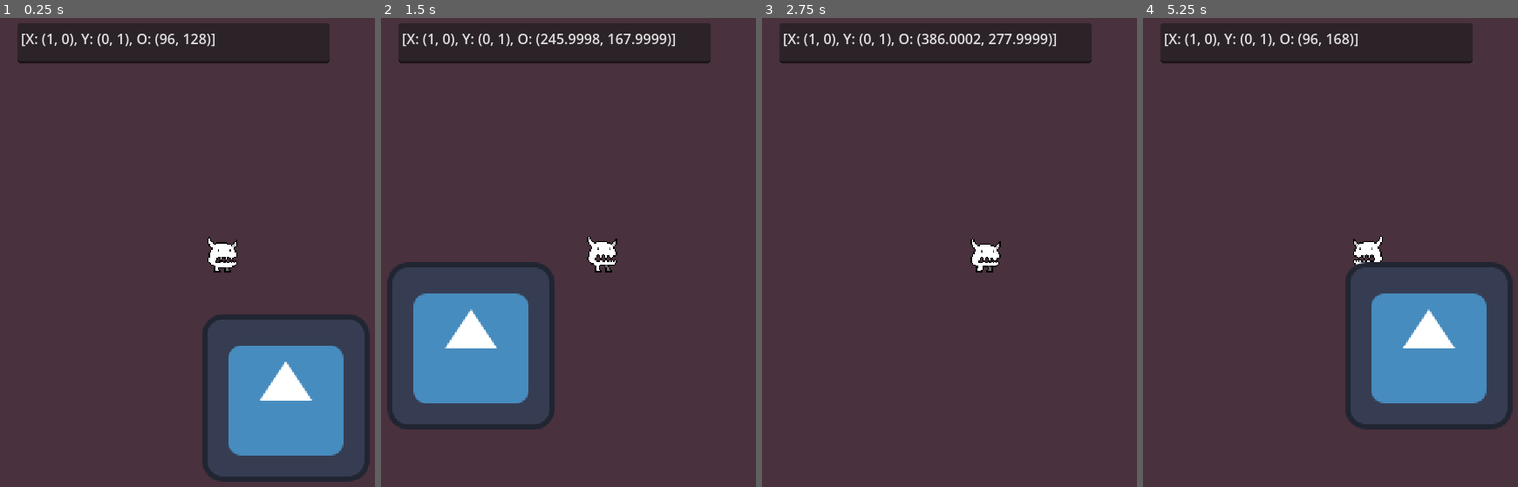
Above: before the commit, frames 1-4 (left to right).
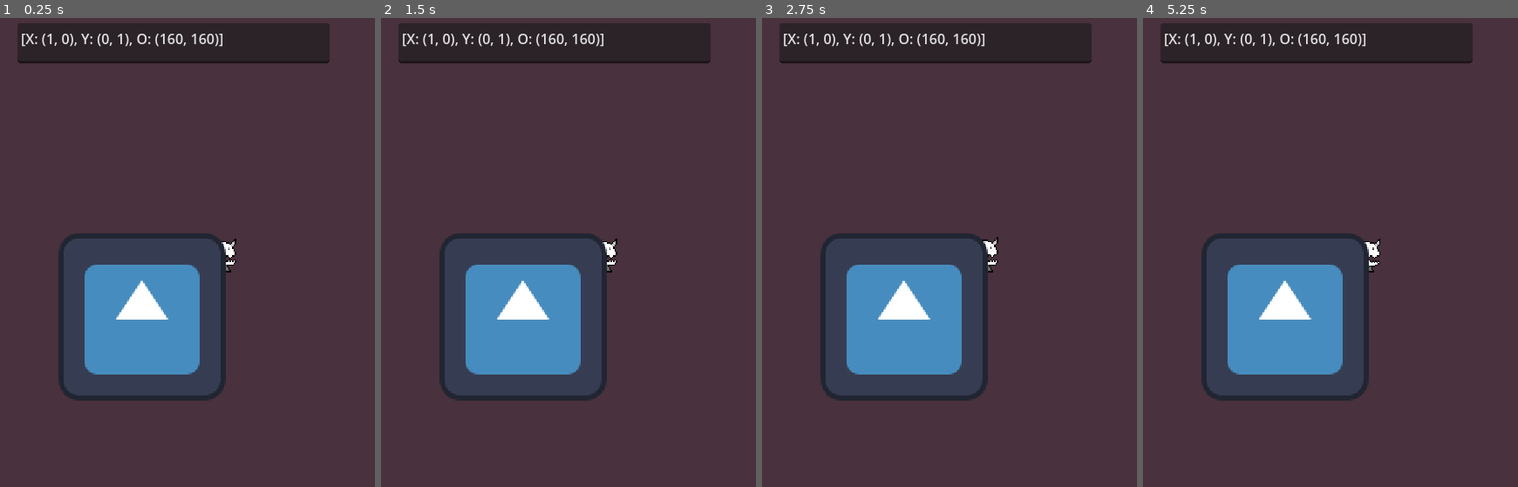
Above: after the commit, the same moments.

Repository: Gingernut151/LudumDare54
Game: Godot game, scene res://Maps/World.tscn
The game is run twice, just before and just after one commit, with the same random seed, the same clock (stepped at 60 frames per second) and the same inputs. The engine's default icon, where the game draws it, is replaced by a stand-in: a white triangle on a blue panel in a dark square.
Inputs:
- Up to frame 1 (0.25 s): no input
- Up to frame 2 (1.5 s): hold Right (ui_right) 0.53-1.28 s; hold Down (ui_down) from 1.28 s (still down)
- Up to frame 3 (2.75 s): release Down (ui_down) at 2.03 s; hold Right (ui_right) from 2.03 s (still down)
- Up to frame 4 (5.25 s): release Right (ui_right) at 2.78 s; hold Up (ui_up) 2.78-3.53 s; hold Left (ui_left) 3.53-5.03 s; hold Down (ui_down) from 5.03 s (still down)

The runs differ from the first frame. In frame 1, 18% of the frame differs, in the area x 15-99%, y 3-99%; in frame 2, 13%; in frame 3, 9.7%; in frame 4, 18%.

Commit message:
Changing the movement to True Grid Movement

Diff:
--- a/Maps/World.tscn
+++ b/Maps/World.tscn
@@ -24,6 +24,9 @@
 size_flags_horizontal = 3
 size_flags_vertical = 3
 
-[node name="Icon" type="Sprite2D" parent="."]
-position = Vector2(160, 256)
+[node name="TextureRect" type="TextureRect" parent="."]
+offset_left = 50.0
+offset_top = 162.0
+offset_right = 178.0
+offset_bottom = 290.0
 texture = ExtResource("4_47sl0")
--- a/Scripts/Character.gd
+++ b/Scripts/Character.gd
@@ -1,47 +1,52 @@
-extends CharacterBody2D
+extends Area2D
 
-@export var speed: int = 200
-var CharacterWidth: float = 50.0
-var CharacterHeight: float = 100.0
+var animation_speed = 2
+var moving = false
+var tile_size = 64
+var inputs = {
+	"Movement_Right": Vector2.RIGHT,
+	"Movement_Left": Vector2.LEFT,
+	"Movement_Up": Vector2.UP,
+	"Movement_Down": Vector2.DOWN
+}
 
-var CurrentAmountToMove: float = -1.0
-var CurrentMoveVector: Vector2
-
+@onready var ray = $RayCast2D
 @onready var _animated_sprite = $AnimatedSprite2D
 
-func _physics_process(delta):
-	handleInput(delta)
-	move_and_slide()
-
-
-func handleInput(delta):
-	var moveDirection = GetInputDirectionPressed()
-
-	if moveDirection != Vector2.ZERO:
-		if CurrentAmountToMove <= 0.0:
-			CurrentAmountToMove = 50.0
-			CurrentMoveVector = moveDirection
-
-
-	if CurrentAmountToMove > 0.0:
-		velocity = CurrentMoveVector * speed
-		CurrentAmountToMove -= velocity.length() * delta
-	else:
-		velocity = Vector2.ZERO
-
-func GetInputDirectionPressed():
-	var moveDirection = Input.get_vector("ui_left", "ui_right", "ui_up", "ui_down")
-
-	if Input.is_action_pressed("ui_right"):
+func GetInputDirectionPressed(dir):
+	if inputs[dir] == inputs.Movement_Right:
 		_animated_sprite.play("walk")
 		_animated_sprite.flip_h = false
-	elif Input.is_action_pressed("ui_left"):
+	elif inputs[dir] == inputs.Movement_Left:
 		_animated_sprite.play("walk")
 		_animated_sprite.flip_h = true
 	else:
 		_animated_sprite.play("idle")
 
-	if (abs(moveDirection.length()) != 1.0):
-		moveDirection = Vector2.ZERO
 
-	return moveDirection
+func _ready():
+	position = position.snapped(Vector2.ONE * tile_size)
+	position += Vector2.ONE * tile_size / 2
+	_animated_sprite.play("idle")
+
+func _unhandled_input(event):
+	if moving:
+		return
+
+	for dir in inputs.keys():
+		if event.is_action_pressed(dir):
+			move(dir)
+
+func move(dir):
+	ray.target_position = inputs[dir] * tile_size
+	ray.force_raycast_update()
+	if !ray.is_colliding():
+		#position += inputs[dir] * tile_size
+		var tween = get_tree().create_tween()
+		tween.tween_property(self, "position", position + inputs[dir] * tile_size, 1.0/animation_speed).set_trans(Tween.TRANS_SINE)
+		moving = true
+		#$AnimationPlayer.play(dir)
+		GetInputDirectionPressed(dir)
+		await tween.finished
+		moving = false
+		_animated_sprite.play("idle")
--- a/Scripts/Character.tscn
+++ b/Scripts/Character.tscn
@@ -251,7 +251,7 @@
 [sub_resource type="RectangleShape2D" id="RectangleShape2D_tdcuq"]
 size = Vector2(32, 32)
 
-[node name="Character" type="CharacterBody2D"]
+[node name="Character" type="Area2D"]
 texture_filter = 1
 position = Vector2(256, 288)
 script = ExtResource("1_m5tni")
@@ -259,10 +259,11 @@
 [node name="AnimatedSprite2D" type="AnimatedSprite2D" parent="."]
 sprite_frames = SubResource("SpriteFrames_w3fv1")
 animation = &"idle"
-frame_progress = 0.865353
 centered = false
 offset = Vector2(-16, -22)
 
 [node name="CollisionShape2D" type="CollisionShape2D" parent="."]
 position = Vector2(16, 16)
 shape = SubResource("RectangleShape2D_tdcuq")
+
+[node name="RayCast2D" type="RayCast2D" parent="."]
--- a/project.godot
+++ b/project.godot
@@ -56,6 +56,26 @@
 , Object(InputEventKey,"resource_local_to_scene":false,"resource_name":"","device":-1,"window_id":0,"alt_pressed":false,"shift_pressed":false,"ctrl_pressed":false,"meta_pressed":false,"pressed":false,"keycode":0,"physical_keycode":83,"key_label":0,"unicode":115,"echo":false,"script":null)
 ]
 }
+Movement_Up={
+"deadzone": 0.5,
+"events": [Object(InputEventKey,"resource_local_to_scene":false,"resource_name":"","device":-1,"window_id":0,"alt_pressed":false,"shift_pressed":false,"ctrl_pressed":false,"meta_pressed":false,"pressed":false,"keycode":0,"physical_keycode":87,"key_label":0,"unicode":119,"echo":false,"script":null)
+]
+}
+Movement_Down={
+"deadzone": 0.5,
+"events": [Object(InputEventKey,"resource_local_to_scene":false,"resource_name":"","device":-1,"window_id":0,"alt_pressed":false,"shift_pressed":false,"ctrl_pressed":false,"meta_pressed":false,"pressed":false,"keycode":0,"physical_keycode":83,"key_label":0,"unicode":115,"echo":false,"script":null)
+]
+}
+Movement_Left={
+"deadzone": 0.5,
+"events": [Object(InputEventKey,"resource_local_to_scene":false,"resource_name":"","device":-1,"window_id":0,"alt_pressed":false,"shift_pressed":false,"ctrl_pressed":false,"meta_pressed":false,"pressed":false,"keycode":0,"physical_keycode":65,"key_label":0,"unicode":97,"echo":false,"script":null)
+]
+}
+Movement_Right={
+"deadzone": 0.5,
+"events": [Object(InputEventKey,"resource_local_to_scene":false,"resource_name":"","device":-1,"window_id":0,"alt_pressed":false,"shift_pressed":false,"ctrl_pressed":false,"meta_pressed":false,"pressed":false,"keycode":0,"physical_keycode":68,"key_label":0,"unicode":100,"echo":false,"script":null)
+]
+}
 
 [rendering]
 
